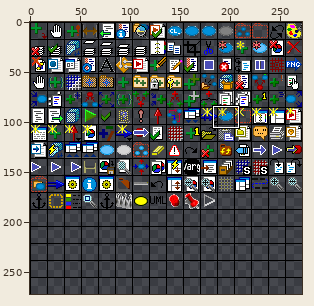
One commit to this sprite sheet: Delivery/studio/bitmaps/png/studio_icon_matrix.png. The picture above shows the old version from afar; the outline marks the close-up.
Close-up. The starting point:
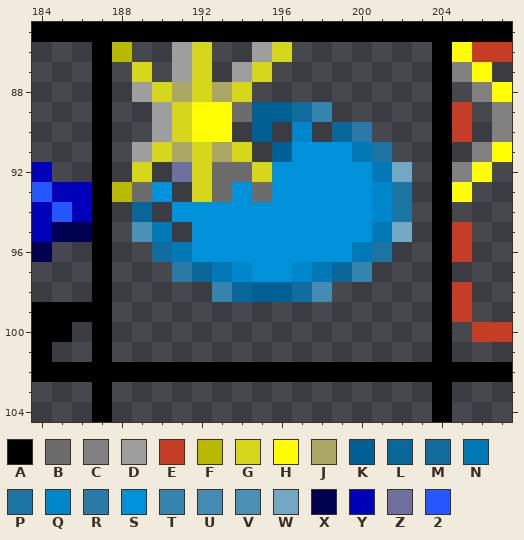
The file is 272x272 pixels. Colours within 5 levels of each other are drawn and written as one. Shown: x 184..207, y 85..104. The commit also changed other parts of the picture, which this record leaves out.
Palette (. is transparent): A #000000  B #6c6c6c  C #818181  D #9e9e9e  E #c43d24  F #b9b900  G #d6d61b  H #fefe00  J #aaa864  K #006093  L #086698  M #116d9d  N #0179b7  P #1c74a2  Q #0086ca  R #2b79a7  S #0091db  T #3584ad  U #448cb3  V #4a92b5  W #73a8c5  X #000050  Y #0000b9  Z #70709f  2 #2557ff
The result:
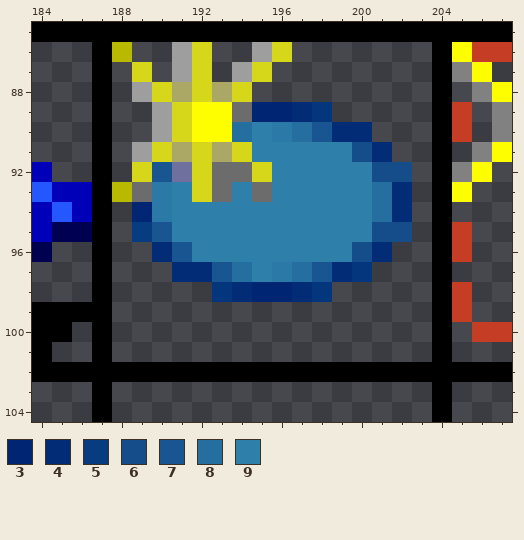
Colours new in this view: 3 #002573  4 #022c76  5 #073c80  6 #154d8b  7 #185591  8 #256ea0  9 #2e80ab
Diff:
@@ palette @@
-T #3584ad
+T #04367d
@@ x 184..207 @@
  88 ...A.DGJGJG.........A.CH
- 89 ...A..DGHHBKKMT.....AE.C
- 90 ...A..DGHH.K.Q.LR...AE.C
- 91 ...A.DGJGJG.KSSSNP..A.CH
- 92 Y..A.G.ZGBBGSSSSSNW.ACH.
- 93 2YYAFBS.GBSBSSSSSQP.AH..
- 94 Y2YA.L.SSSSSSSSSSQP.A...
- 95 YXXA.VN.SSSSSSSSSNW.AE..
- 96 X..A..MNSSSSSSSSNP..AE..
- 97 ...A...RLNQSSQNLT...A...
- 98 ...A.....TLKKMU.....AE..
+ 89 ...A..DGHHB334T.....AE.C
+ 90 ...A..DGHH89R8744...AE.C
+ 91 ...A.DGJGJG9999964..A.CH
+ 92 Y..A.G7ZGBBG9999966.ACH.
+ 93 2YYAFBR9GB9B9999984.AH..
+ 94 Y2YA.3R999999999984.A...
+ 95 YXXA.57999999999966.AE..
+ 96 X..A..479999999964..AE..
+ 97 ...A...44789R874T...A...
+ 98 ...A.....T4334T.....AE..
  99 AAAA................AE..
Pixel boxes of the changes (left, top, right, bottom) in both close-ups:
changed: (132, 102, 412, 302)
